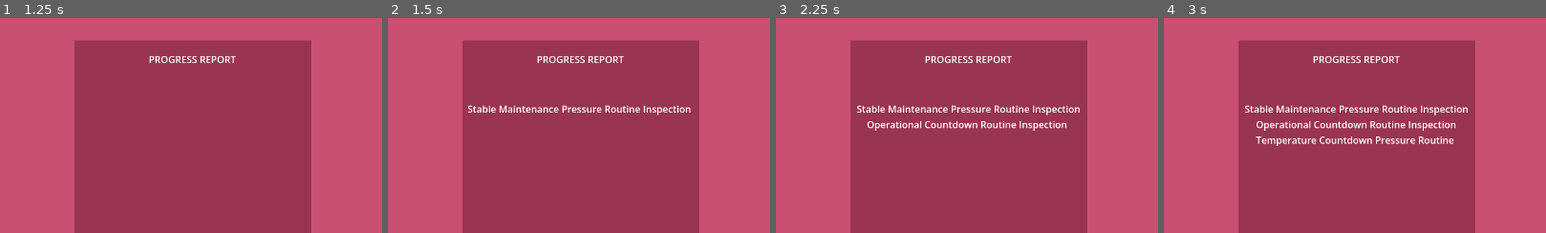
Above: before the commit, frames 1-4 (left to right).
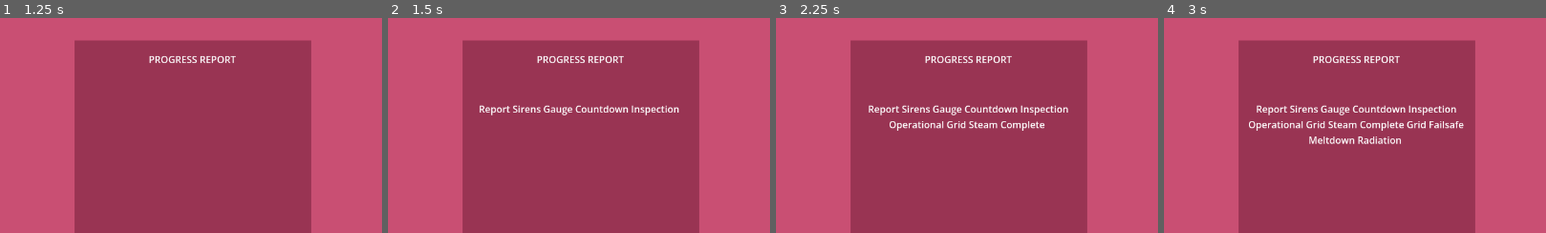
Above: after the commit, the same moments.

Repository: EroAxe/GMTK-2026-CICD-Test
Game: Godot game, scene res://Scenes/monitor.tscn
Same seed, same stepped clock (60 frames per second), same inputs: the game is played once before the commit and once after it. This scene is started directly instead of the project's main scene.
Inputs (mouse positions are % of the whole screen's width and height, from its top left):
- Up to frame 1 (1.25 s): click "spawn report minigame" at 0.5 s
- Up to frame 2 (1.5 s): click (50, 47) at 1.25 s
- Up to frame 3 (2.25 s): click (50, 47) at 2 s
- Up to frame 4 (3 s): click (50, 47) at 2.75 s
The pictures show only the part of the screen within x 25-75%, y 3-53%; the shares and areas given below are measured in that part.

Frame 1 is identical in both runs. In frame 2, 1.2% of the frame differs, in the area x 20-80%, y 40-46%; in frame 3, 2.3%; in frame 4, 3.5%, in the area x 21-80%, y 40-60%.

Commit message:
MinigameManager

Diff:
--- a/Scripts/minigames/report_minigame.gd
+++ b/Scripts/minigames/report_minigame.gd
@@ -16,7 +16,40 @@
 		"Routine",
 		"Complete",
 		"Report",
-		"Countdown"
+		"Countdown",
+		"Meltdown",
+		"Containment",
+		"Radiation",
+		"Coolant",
+		"Turbine",
+		"Core",
+		"Shutdown",
+		"Warning",
+		"Alarm",
+		"Breach",
+		"Sequence",
+		"Failsafe",
+		"Override",
+		"Sirens",
+		"Evacuate",
+		"Sector",
+		"Diagnostics",
+		"Levels",
+		"Threshold",
+		"Critical",
+		"Fuel",
+		"Rods",
+		"Vent",
+		"Steam",
+		"Gauge",
+		"Console",
+		"Protocol",
+		"Confirm",
+		"Standby",
+		"Systems",
+		"Nominal",
+		"Anomaly",
+		"Grid"
 	]
 }
 
@@ -25,14 +58,13 @@
 
 func _ready() -> void:
 	report_label.text = ""
-	max_words = randi_range(25, 50)
-	EventBus.fire("minigame_started", {"minigame_class": ReportMinigame})
+	max_words = randi_range(50, 75)
 
 func _process(delta: float) -> void:
 	$ColorRect2/Submit.disabled = word_count < max_words
 
 func _on_submit_pressed() -> void:
-	EventBus.fire("minigame_completed", {"minigame_class": ReportMinigame})
+	EventBus.fire("minigame_completed", {"minigame_class": ReportMinigame, "instance": self})
 	queue_free()
 
 func _on_report_button_pressed() -> void:
--- a/Scripts/monitor.gd
+++ b/Scripts/monitor.gd
@@ -6,13 +6,11 @@
 	hide()
 
 func _process(delta: float) -> void:
-	if is_instance_valid(report_minigame_instance):
+	print(MiniGameManager.is_active("report"))
+	if MiniGameManager.is_active("report"):
 		$spawnreportminigame.disabled = true
 	else:
 		$spawnreportminigame.disabled = false
 
 func _on_spawnreportminigame_pressed() -> void:
-	if is_instance_valid(report_minigame_instance):
-		return
-	report_minigame_instance = report_minigame_ins.instantiate()
-	add_child(report_minigame_instance)
+	MiniGameManager.spawn("report", self)
--- a/Scripts/prototype.gd
+++ b/Scripts/prototype.gd
@@ -29,11 +29,9 @@
 
 func _process(delta: float) -> void:
 	texture_progress_bar.value = _count
-	if active_minigame_count > 0:
-		$UI/Button.disabled = true
-	else:
-		$UI/Button.disabled = false
-	print(active_minigame_count)
+	print(MiniGameManager.any_active())
+	$UI/Button.disabled = MiniGameManager.any_active()
+
 
 func _on_count_down_timeout() -> void:
 	_count -= 1
--- /dev/null
+++ b/autoload/MiniGameManager.gd
@@ -0,0 +1,38 @@
+extends Node
+var active_minigames: Dictionary = {}
+var minigame_scenes := {
+	"report": preload("res://Scenes/minigames/report_minigame.tscn")
+}
+
+func _ready() -> void:
+	EventBus.subscribe("minigame_completed", _on_completed)
+
+func spawn(minigame_id: String, parent: Node) -> Node:
+	if not minigame_scenes.has(minigame_id):
+		push_error("Unknown minigame: %s" % minigame_id)
+		return null
+	var instance = minigame_scenes[minigame_id].instantiate()
+	parent.add_child(instance)
+	active_minigames[minigame_id] = instance
+	return instance
+
+func _on_completed(payload: Dictionary) -> void:
+	if payload.has("instance"):
+		for id in active_minigames.keys():
+			if active_minigames[id] == payload["instance"]:
+				active_minigames.erase(id)
+				break
+
+func is_active(minigame_id: String) -> bool:
+	if not active_minigames.has(minigame_id):
+		return false
+	if not is_instance_valid(active_minigames[minigame_id]):
+		active_minigames.erase(minigame_id)
+		return false
+	return true
+
+func any_active() -> bool:
+	for id in active_minigames.keys():
+		if is_active(id):
+			return true
+	return false
--- a/project.godot
+++ b/project.godot
@@ -26,7 +26,7 @@
 HitstopHandler="*uid://18anj82aaw8h"
 ScreenFlashOverlay="*uid://dkgk2wvwg6qau"
 ScreenFlashHandler="*uid://ccciqsetwwdnb"
-SignalBus="*uid://bxhmm87nag0ns"
+MiniGameManager="*uid://dkunc5v34w46q"
 
 [display]
 
Not shown, added: autoload/MiniGameManager.gd.uid
